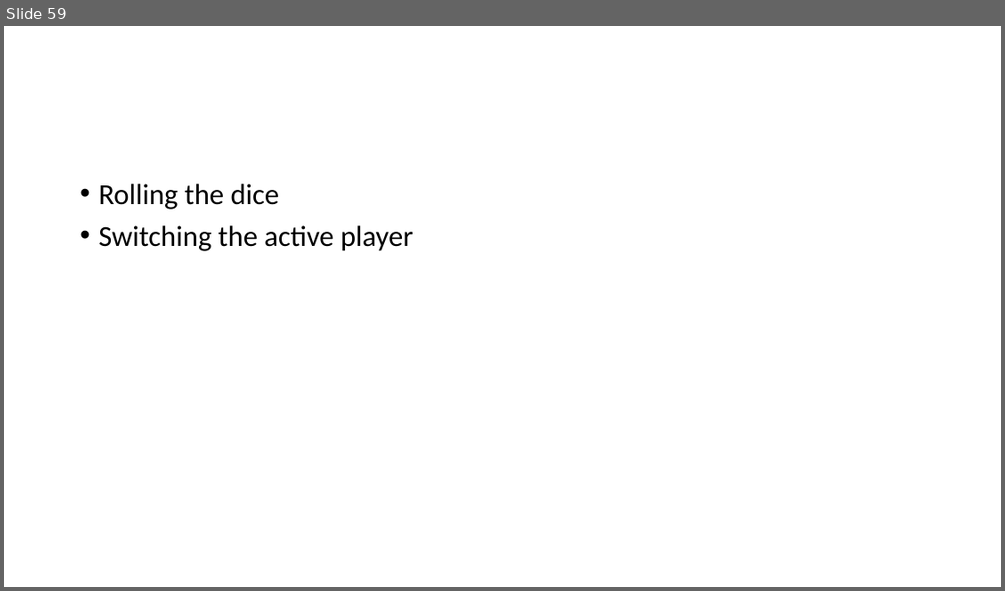
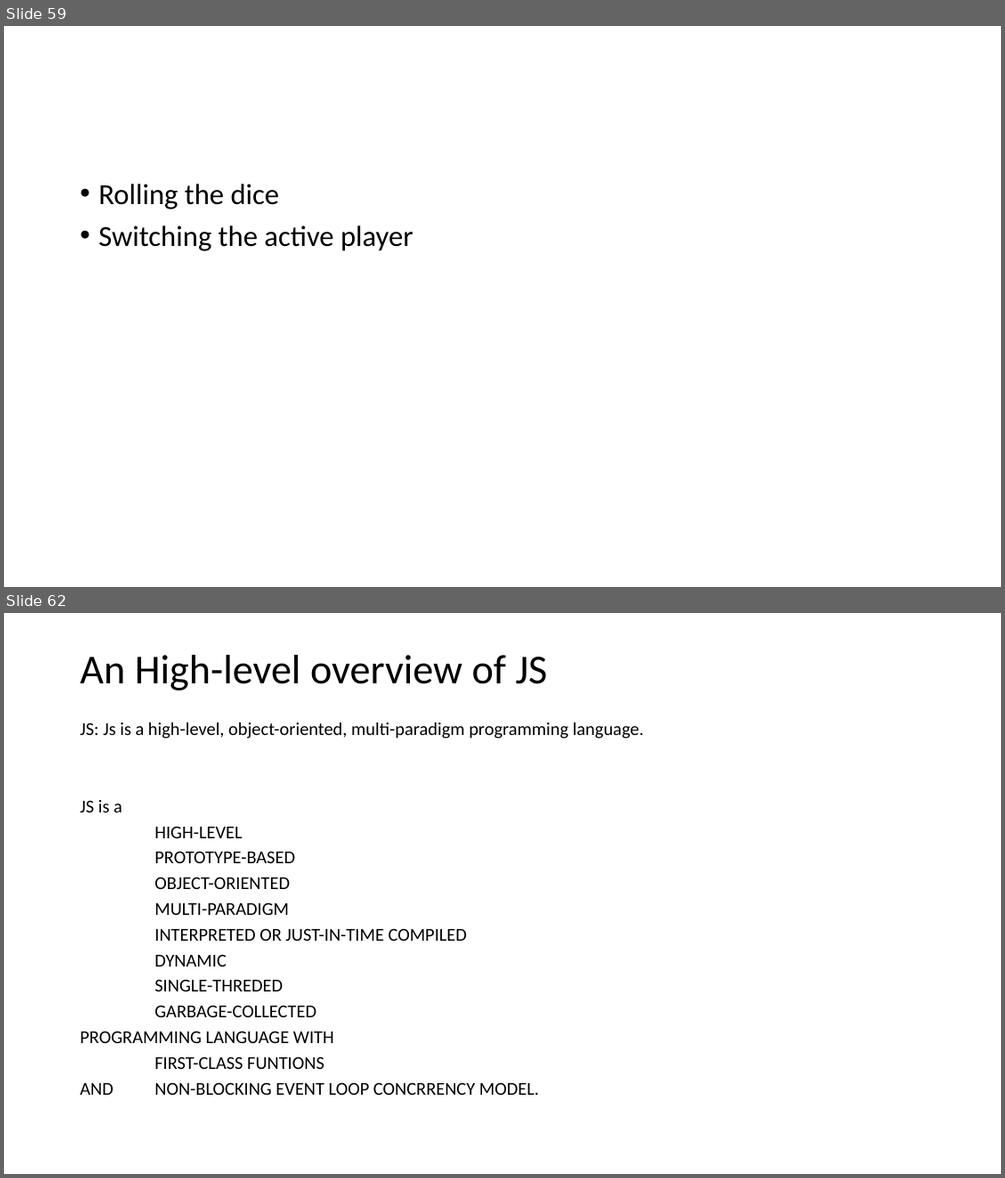
Before and after one commit to PiyushChaturvedii/Batch05, a slide deck: JavaScript.pptx. Shown one above the other, each under a label of ours: slide 59 before the commit, slides 59 and 62 after it; the slides between them are not shown. The pictures are 1005x591 and 1005x1178 pixels, drawn with LibreOffice and Linux fonts; fonts in the diff are those of the drawing. Boxes give left, top, right and bottom in pixels: in the first picture for what was removed or moved away, otherwise in the second. Text is boxed around its words. In the diff, an @@ line names an element or a change of style, - is before the commit and + after.

```diff
--- a/JavaScript.pptx
+++ b/JavaScript.pptx
@@ slide 62 added at <box>4,613,1001,1174</box>, background #FFFFFF @@
@@ title added at <box>80,655,548,690</box>, 39.6 pt, text #000000 @@
+An High-level overview of JS
@@ text added at <box>80,722,644,1094</box>, 17.5 pt, text #000000 @@
+JS: Js is a high-level, object-oriented, multi-paradigm programming language.
+JS is a
+HIGH-LEVEL
+PROTOTYPE-BASED
+OBJECT-ORIENTED
+MULTI-PARADIGM
+INTERPRETED OR JUST-IN-TIME COMPILED
+DYNAMIC
+SINGLE-THREDED
+GARBAGE-COLLECTED
+PROGRAMMING LANGUAGE WITH
+FIRST-CLASS FUNTIONS
+AND NON-BLOCKING EVENT LOOP CONCRRENCY MODEL.
```
Also in this commit, not shown: 10 other slides added, 22 other files.
